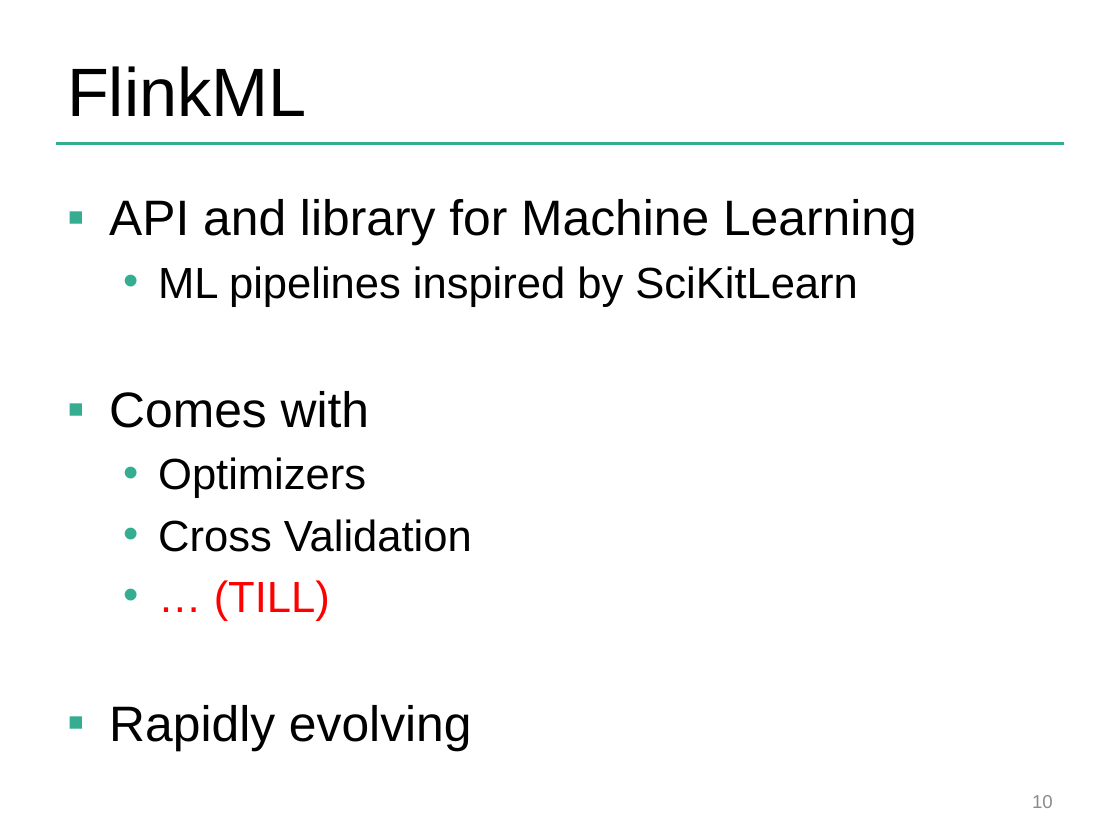
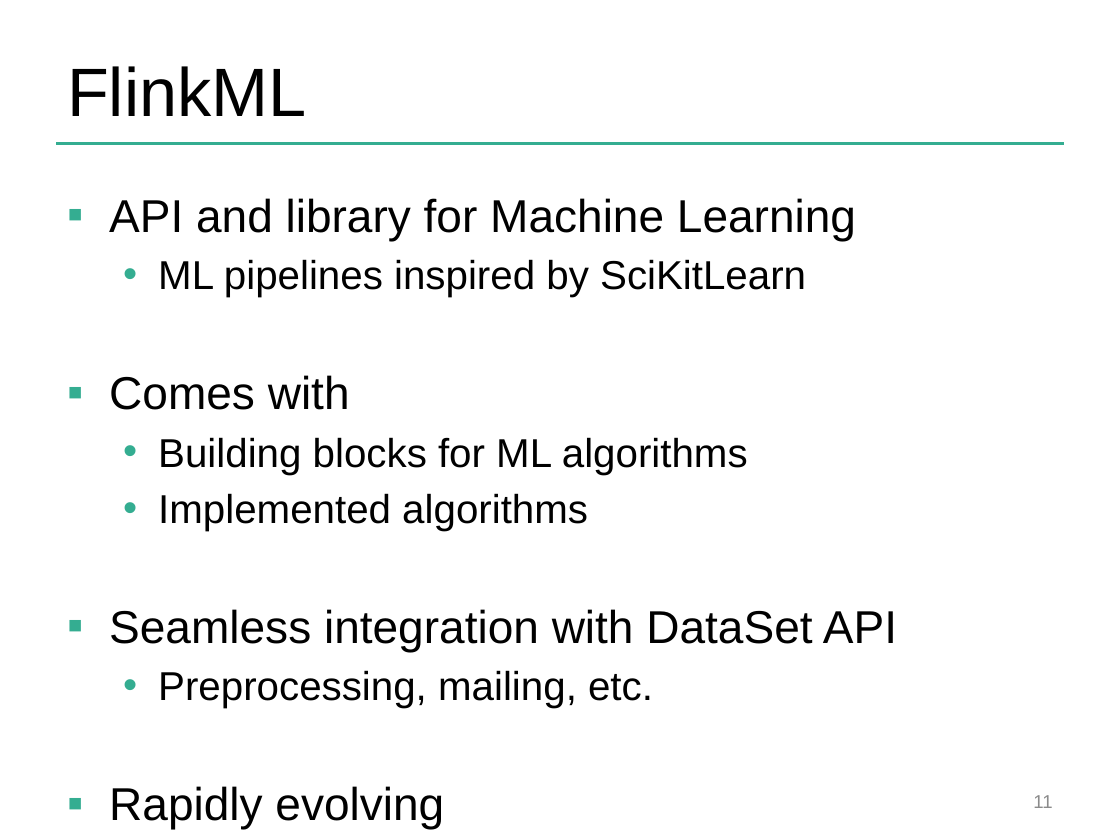
Before and after one commit to dataArtisans/flink-training-web, a slide deck: slide 11 of slides/closing.pptx (slide 10 before the commit). Drawn at 1120x840 pixels with LibreOffice and Linux fonts; fonts in the diff are those of the drawing; background and template pictures are left out. Boxes give left, top, right and bottom in pixels: in the first picture for what was removed or moved away, otherwise in the second. Text is boxed around its words. In the diff, an @@ line names an element or a change of style, - is before the commit and + after.

Commit message:
Final slides

```diff
--- a/slides/closing.pptx
+++ b/slides/closing.pptx
@@ text at [109,198,856,410]: size 32 to 29.6 pt in "API and library for Machine Learning", "Comes with", "Rapidly evolving"; size 28 to 25.9 pt in "ML pipelines inspired by SciKitLearn" @@
@@ text at [109,437,897,708]: text changed; size 28 to 25.9 pt @@
-  • Optimizers
-  • Cross Validation
-  • … (TILL)
+  • Building blocks for ML algorithms
+  • Implemented algorithms
+▪ Seamless integration with DataSet API
+  • Preprocessing, mailing, etc.
@@ page number at [1033,795,1052,808]: text changed @@
-10
+11
```
Also in this commit, not shown: 3 other slides changed, 5 slides added, 2 slides removed, 5 other files.
